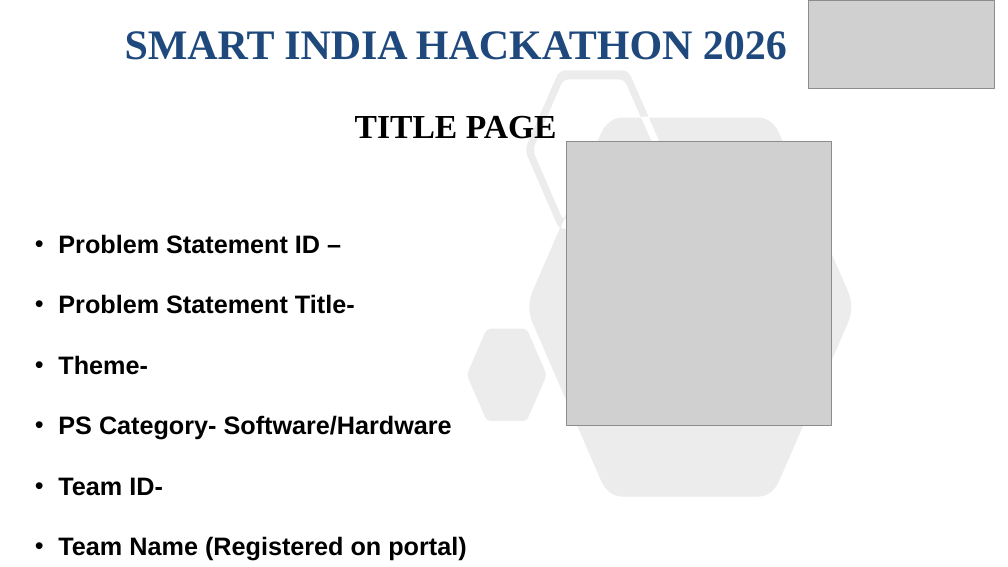
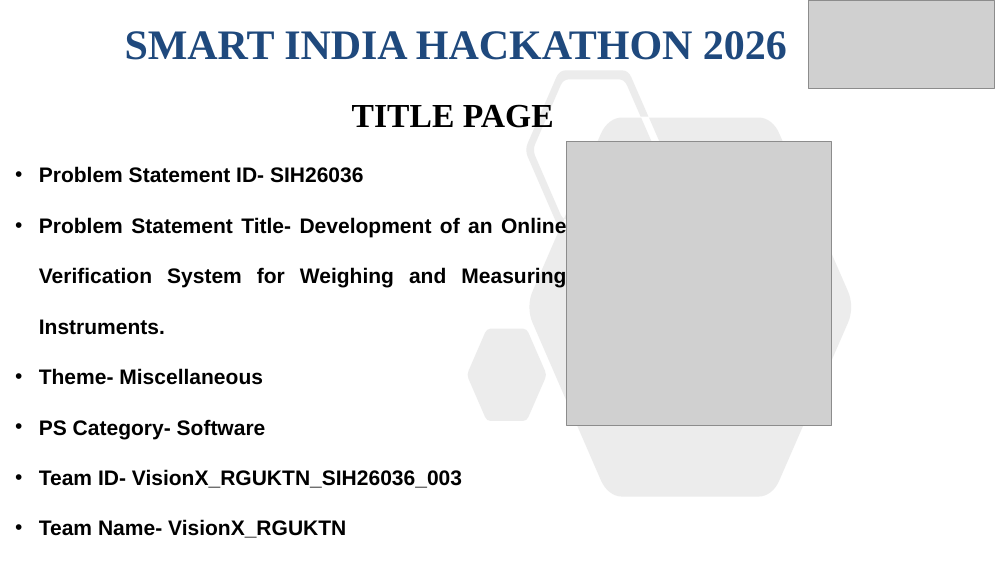
Before and after one commit to Sri-Ram143/SIH-2K26, a slide deck: slide 1 of SIH26036-PPT.pptx. Drawn at 1008x567 pixels with LibreOffice and Linux fonts; fonts in the diff are those of the drawing; grey boxes stand for pictures. Boxes give left, top, right and bottom in pixels: in the first picture for what was removed or moved away, otherwise in the second. Text is boxed around its words. In the diff, an @@ line names an element or a change of style, - is before the commit and + after.

```diff
--- a/SIH26036-PPT.pptx
+++ b/SIH26036-PPT.pptx
@@ subtitle "TITLE PAGE": place and size @@
-subtitle "TITLE PAGE" at box(355, 115, 557, 139)
+subtitle "TITLE PAGE" at box(352, 104, 554, 128)
@@ subtitle "TITLE PAGE" at box(352, 104, 554, 128): less space between paragraphs @@
@@ text at box(39, 166, 566, 538): text changed; size 24 to 20 pt @@
-• Problem Statement ID –
-• Problem Statement Title-
-• Theme-
-• PS Category- Software/Hardware
-• Team ID-
-• Team Name (Registered on portal)
+• Problem Statement ID- SIH26036
+• Problem Statement Title- Development of an Online Verification System for Weighing and Measuring Instruments.
+• Theme- Miscellaneous
+• PS Category- Software
+• Team ID- VisionX_RGUKTN_SIH26036_003
+• Team Name- VisionX_RGUKTN
```
Also in this commit, not shown: 1 other slide changed, 1 slide added, 1 slide removed.
